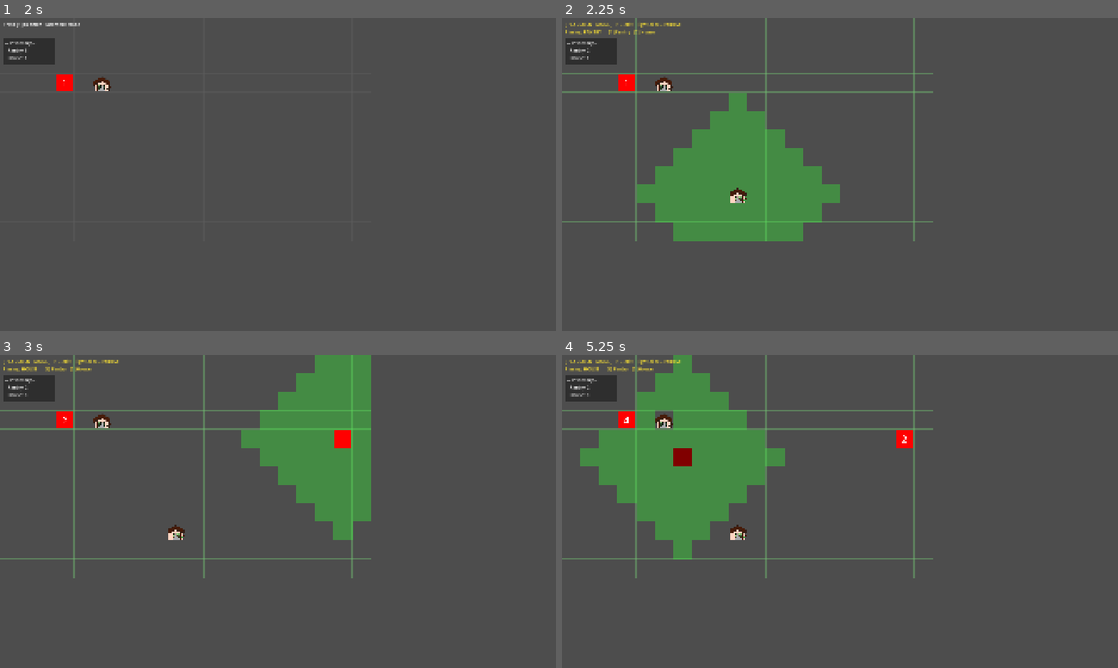
Above: before the commit, frames 1-4 (two rows, left to right).
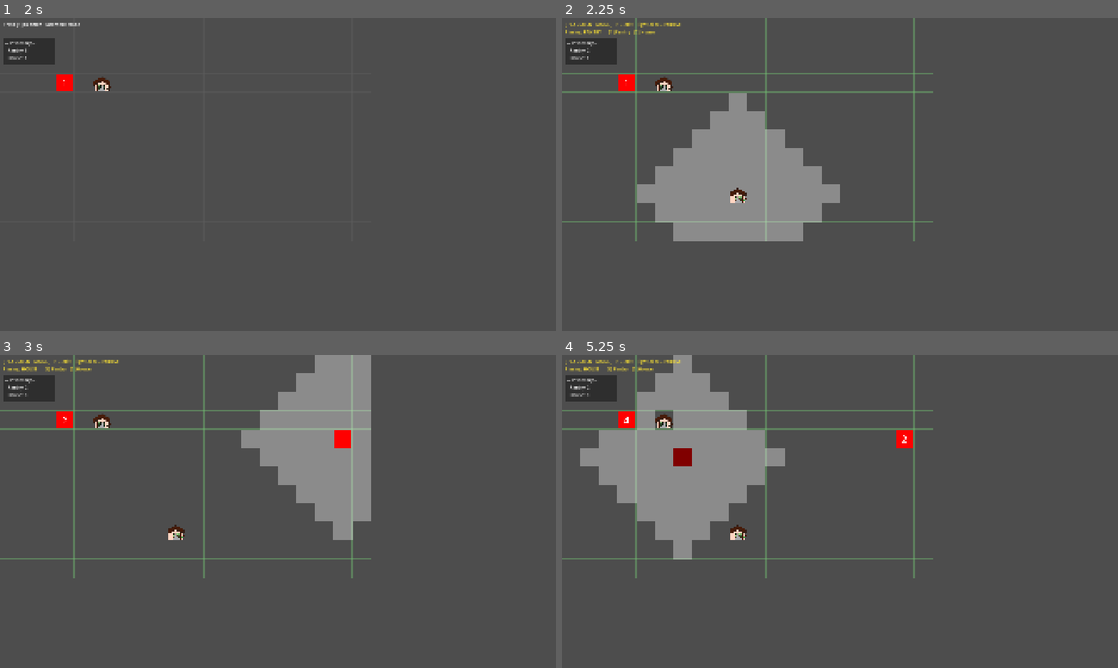
Above: after the commit, the same moments.

Repository: BigWing06/C3-Game-Jam-JARRN-Studios
Game: Godot game, scene res://scenes/Main Menu/MainMenu.tscn
Two runs of this game, one before a commit and one after it. Both use one fixed random seed, a clock stepped at 60 frames per second and the inputs below. The engine's default icon, where the game draws it, is replaced by a stand-in: a white triangle on a blue panel in a dark square. Sound files missing from this copy of the repository are replaced by a short silence.
Inputs (mouse positions are in pixels of both pictures, inside the frame that each line leads up to):
- Up to frame 1 (2 s): click "Start Game" at 0.5 s; tap P at 1.25, 1.35 s; move the mouse to (400, 158) at 1.27 s; click (400, 158) at 1.42 s; tap Space at 1.52 s
- Up to frame 2 (2.25 s): tap P at 2 s; move the mouse to (728, 190) at 2.02 s; tap 1 at 2.1 s; click (728, 190) at 2.17 s
- Up to frame 3 (3 s): tap Space at 2.27 s; tap Enter at 2.75 s; move the mouse to (333, 442) at 2.77 s; tap 2 at 2.85 s; click (333, 442) at 2.92 s
- Up to frame 4 (5.25 s): tap Space at 3.5, 3.77, 4.52, 5 s; move the mouse to (812, 574) at 3.52 s; tap P at 3.6, 4.25 s; click (812, 574) at 3.67 s; move the mouse to (1006, 558) at 4.27 s; tap 1 at 4.35 s; click (1006, 558) at 4.42 s; move the mouse to (673, 464) at 5.02 s; tap 2 at 5.1 s; click (673, 464) at 5.17 s

Frame 1 is identical in both runs. In frame 2, 10% of the frame differs, in the area x 13-50%, y 24-72%; in frame 3, 8.6%; in frame 4, 11%, in the area x 3-41%, y 0-66%.

Commit message:
Tile grid detection works

Diff:
--- a/pantry-planners/scenes/PlacementTileMap/PlacementTileMap.gd
+++ b/pantry-planners/scenes/PlacementTileMap/PlacementTileMap.gd
@@ -199,10 +199,14 @@
 func _update_hover_position():
 	_hovering_preview.position = map_to_local(_hovered_tile)
 	if _hovering_preview.has_method("find_reachable"):
+
 			_hovering_preview.find_reachable(self, _hovered_tile)
 			_highlighted_tiles.clear()
 			for pos: Vector2i in _hovering_preview.reachable_tiles.keys():
-				_highlighted_tiles[pos] = Color(0.2, 1.0, 0.2, 0.35)
+				print(pos)
+				_highlighted_tiles[pos] = Color(1.0, 1.0, 1, 0.35)
+			queue_redraw()
+
 
 # MOSTLY UNUSED. only used when the selected item has no entry in scene_dict.
 func _draw_hover() -> void:
